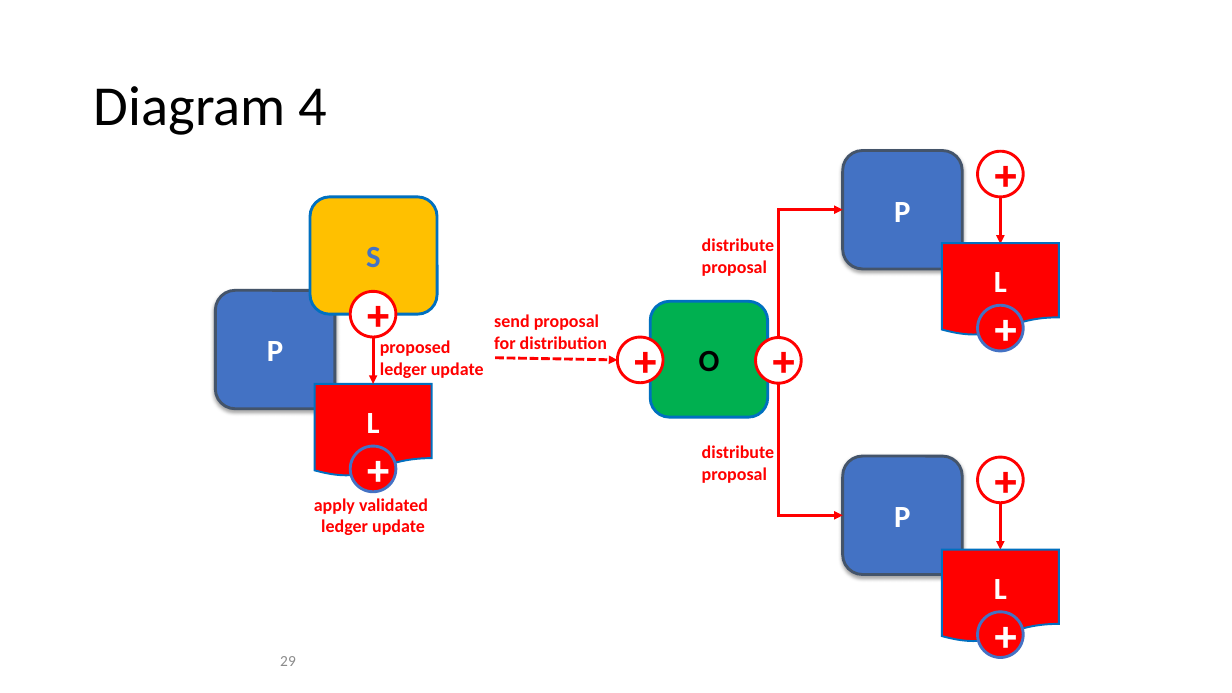
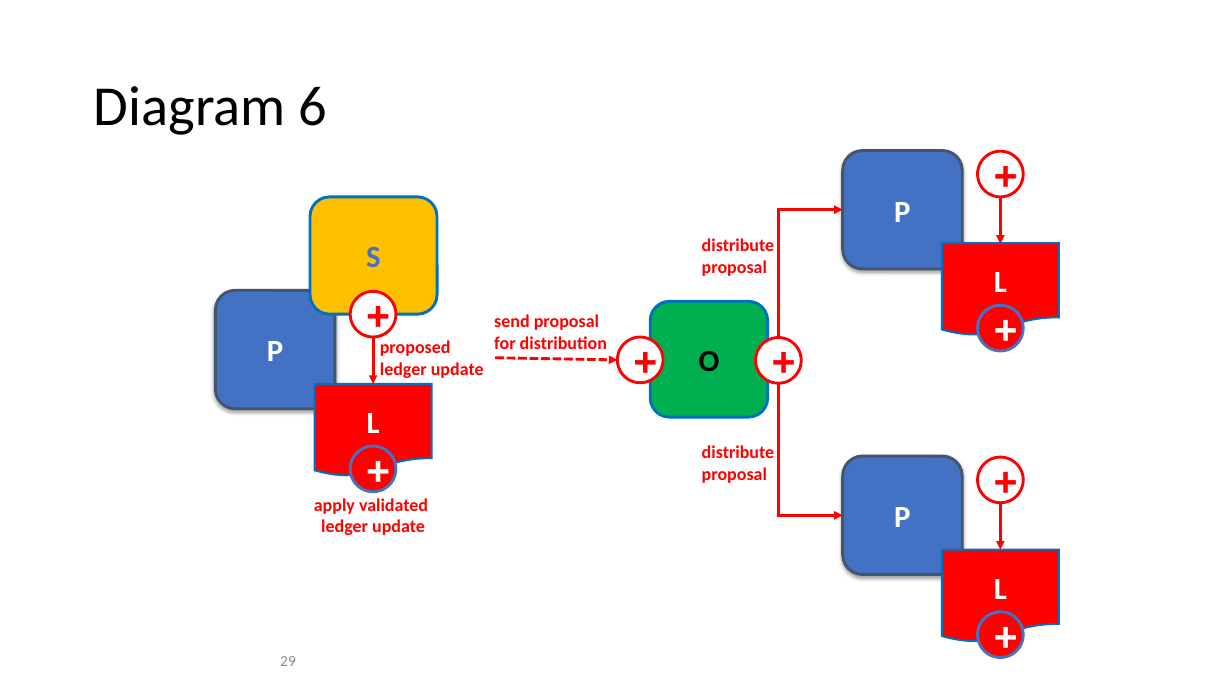
Before and after one commit to FabricTOC/FabricTOC, a slide deck: slide 29 of docs/OtherSourceMaterial/Diagrams.pptx. Drawn at 1232x693 pixels with LibreOffice and Linux fonts; fonts in the diff are those of the drawing. Boxes give left, top, right and bottom in pixels: in the first picture for what was removed or moved away, otherwise in the second. Text is boxed around its words. In the diff, an @@ line names an element or a change of style, - is before the commit and + after.

```diff
--- a/docs/OtherSourceMaterial/Diagrams.pptx
+++ b/docs/OtherSourceMaterial/Diagrams.pptx
@@ title at <box>94,86,328,135</box>: text changed @@
-Diagram 4
+Diagram 6
```
Also in this commit, not shown: 4 other slides changed, 6 other files.
